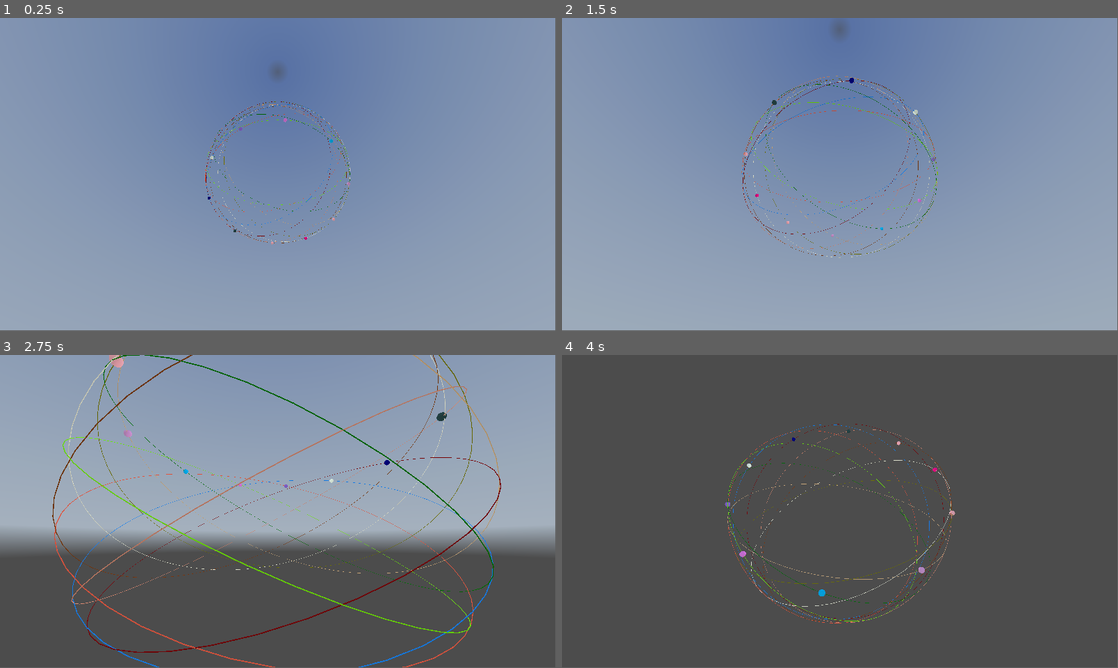
Above: before the commit, frames 1-4 (two rows, left to right).
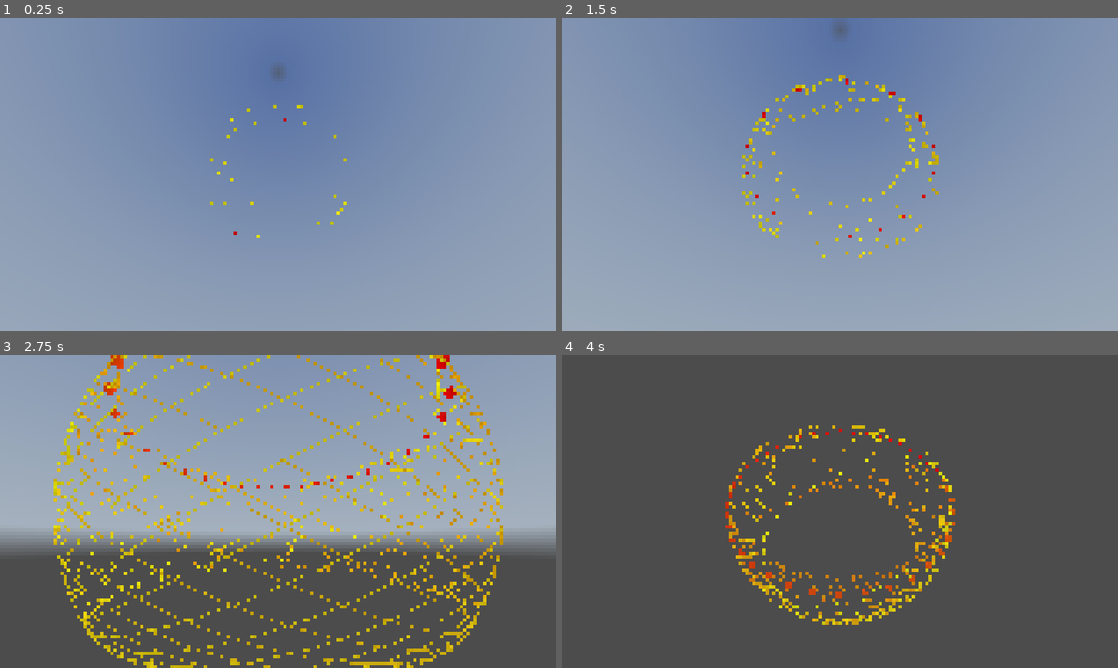
Above: after the commit, the same moments.

Repository: kasworld/gd4orbit_sphere3d
Game: Godot game, scene res://main.tscn
Two runs of this game, one before a commit and one after it. Both use one fixed random seed, a clock stepped at 60 frames per second and the inputs below. A sky picture missing from this copy of the repository is replaced by a grey-blue gradient.
Inputs (mouse positions are in pixels of both pictures, inside the frame that each line leads up to):
- Up to frame 1 (0.25 s): no input
- Up to frame 2 (1.5 s): tap Enter at 0.5 s; move the mouse to (962, 158) at 0.52 s; click (962, 158) at 0.67 s; move the mouse to (728, 190) at 1.27 s; click (728, 190) at 1.42 s
- Up to frame 3 (2.75 s): move the mouse to (333, 442) at 2.02 s; click (333, 442) at 2.17 s
- Up to frame 4 (4 s): move the mouse to (812, 574) at 2.77 s; click (812, 574) at 2.92 s; move the mouse to (1006, 558) at 3.52 s; click (1006, 558) at 3.67 s
In our replay, the window is 799x449 before the commit and 800x450 after it. These sizes can differ from the game's own. Grey fills any space a smaller window leaves; there, only what the larger window draws over its background counts as a difference.

The runs differ from the first frame. In frame 1, 0.5% of the frame differs, in the area x 36-63%, y 26-73%; in frame 2, 1.7%; in frame 3, 11%, in the area x 9-100%, y 0-100%; in frame 4, 3.6%.

Commit message:
궤도 수를 실시간 으로 변경하기

Diff:
--- a/main.gd
+++ b/main.gd
@@ -6,11 +6,57 @@
 var TotalHeight := 100
 
 func _ready() -> void:
-	many_orbit_sphere(10)
+	make_orbit_sphere(90, TotalDiagonal/2 *1.5)
+	visible_count = 3
+	count_inc = 1
+
+var visible_count :int
+var count_inc :int
+func change_visible_count() -> void:
+	visible_count += count_inc
+	if visible_count > orbsph_list.size():
+		count_inc = -1
+		visible_count = orbsph_list.size()
+	if visible_count < 3:
+		count_inc = 1
+		visible_count = 3
+	change_궤도(visible_count, TotalDiagonal/2 *1.5)
+
+var orbsph_list :Array = []
+func make_orbit_sphere(n :int, orbit_r :float) -> void:
+	var co1 := Color.YELLOW
+	var co2 := Color.RED
+	for i in n:
+		var ob_r = orbit_r
+		var sp_r = orbit_r / 50
+		var axis = Vector3.UP.rotated(Vector3.RIGHT.rotated(Vector3.UP,2*PI/n*i), PI/6 )
+		var rate := (i as float) / (n as float)
+		var orsp = orbitsphere_scene.instantiate(
+			).궤도설정(ob_r, 1, axis, 2*PI/n*i
+			).구설정(sp_r, 0, Vector3.UP
+			).구색설정(co2.lerp(co1, rate)
+			).궤도색설정(co1.lerp(co2, rate)
+		)
+		orbsph_list.append(orsp)
+		add_child(orsp)
+
+func change_궤도(n :int, orbit_r :float) -> void:
+	for o in orbsph_list:
+		o.hide()
+	for i in n:
+		var axis = Vector3.UP.rotated(Vector3.RIGHT.rotated(Vector3.UP,2*PI/n*i), PI/6 )
+		orbsph_list[i].궤도설정(orbit_r, 1, axis, 2*PI/n*i)
+		orbsph_list[i].show()
+
+func orbit_pos() -> void:
+	for n in orbsph_list:
+		n.position = Vector3.ZERO
+
+func _on_timer_timeout() -> void:
+	change_visible_count()
 
 func _process(delta: float) -> void:
 	move_camera(delta)
-
 
 func move_camera(_delta: float) -> void:
 	var t = -Time.get_unix_time_from_system() /2.3
@@ -18,23 +64,16 @@
 	$Camera3D.position = Vector3( sin(t)*r, sin(t*1.3)*TotalHeight *2, cos(t)*r )
 	$Camera3D.look_at(Vector3.ZERO)
 
+var key2fn = {
+	KEY_ESCAPE:_on_button_esc_pressed,
+}
+func _unhandled_input(event: InputEvent) -> void:
+	if event is InputEventKey and event.pressed:
+		var fn = key2fn.get(event.keycode)
+		if fn != null:
+			fn.call()
+	elif event is InputEventMouseButton and event.is_pressed():
+		pass
 
-var orbsph_list :Array =[]
-func many_orbit_sphere(n :int) -> void:
-	var orbit_r = TotalDiagonal/2 *1.5
-	for i in n:
-		var ob_r = orbit_r #+ orbit_r/n*i
-		var sp_r = orbit_r / 50
-		var axis = Vector3.UP.rotated(Vector3.RIGHT.rotated(Vector3.UP,2*PI/n*i), PI/6 )
-		var orsp = orbitsphere_scene.instantiate(
-			).궤도설정(ob_r, 1, axis, 2*PI/n*i
-			).구설정(sp_r, 0, Vector3.UP
-			).구재질설정(Global3d.get_color_mat(NamedColorList.color_list.pick_random()[0])
-			).궤도재질설정(Global3d.get_color_mat(NamedColorList.color_list.pick_random()[0])
-		)
-		orbsph_list.append(orsp)
-		add_child(orsp)
-
-func orbit_pos() -> void:
-	for n in orbsph_list:
-		n.position = Vector3.ZERO
+func _on_button_esc_pressed() -> void:
+	get_tree().quit()
--- a/main.tscn
+++ b/main.tscn
@@ -29,3 +29,9 @@
 [node name="OmniLight3D" type="OmniLight3D" parent="."]
 shadow_enabled = true
 omni_range = 200.0
+
+[node name="Timer" type="Timer" parent="."]
+wait_time = 0.1
+autostart = true
+
+[connection signal="timeout" from="Timer" to="." method="_on_timer_timeout"]
--- a/project.godot
+++ b/project.godot
@@ -22,5 +22,8 @@
 
 [display]
 
-window/size/viewport_width=1920
-window/size/viewport_height=1080
+window/size/viewport_width=3840
+window/size/viewport_height=2160
+window/size/mode=3
+window/stretch/mode="canvas_items"
+window/stretch/aspect="ignore"
